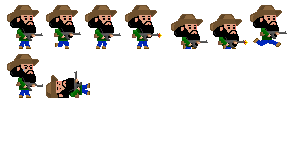
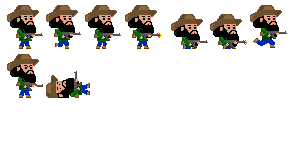
Before/after of a w=291, h=147 layered artwork. What changed in the layer stack:
painted on "Capa 24" over [265, 40, 281, 48]
